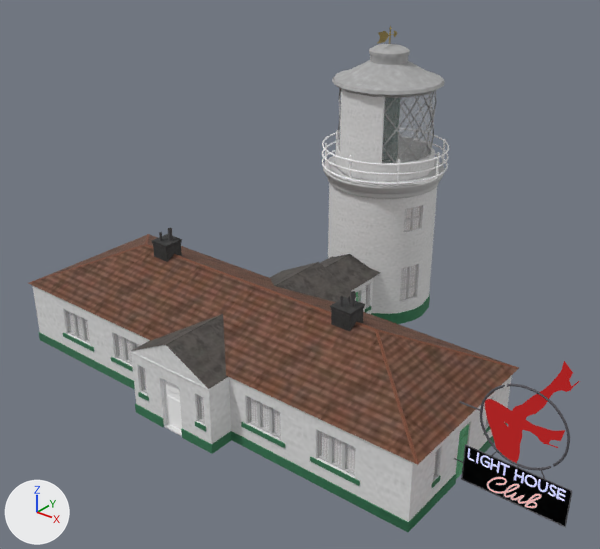
The glTF model FREEMODELS/curated/lighthouse_club.glb, before and after one commit.
Both versions are drawn from a camera (50 mm lens) standing at (4.49, -5.76, 4.33) and looking at (0.24, -0.45, 1.03). Every picture has the same lights, and +X, +Y and +Z are marked at lower left. The older version comes first. Where no turn or scale is listed for an object, it has been applied to the vertices.

The first picture shows 'lighthouse_club.001', 'lighthouse_club_neon'.
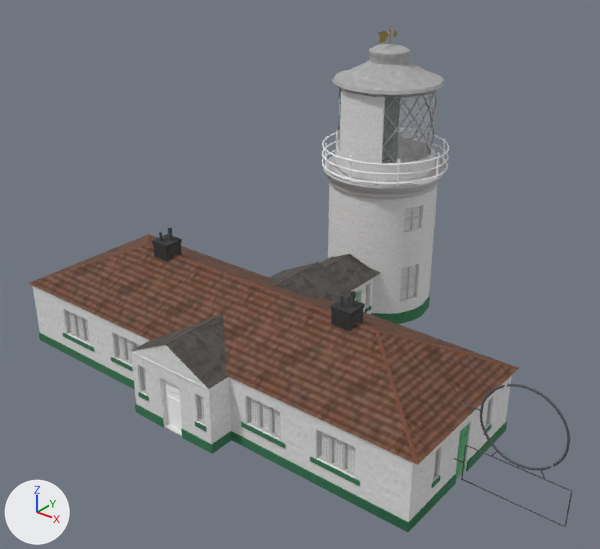
Boxes [x1, y1, x2, y2] around the edits, measured in the pictures (600 x 549 px):
'lighthouse_club_neon', deleted
    before: [463, 361, 579, 526]

What changed in the scene script:
```text
Remove ob_lighthouse_club_neon:
    ob_lighthouse_club_neon = bpy.data.objects.new('lighthouse_club_neon', me_lighthouse_club_neon)
    ob_lighthouse_club_neon.location = (0.0, 0.0, 0.0)
```
